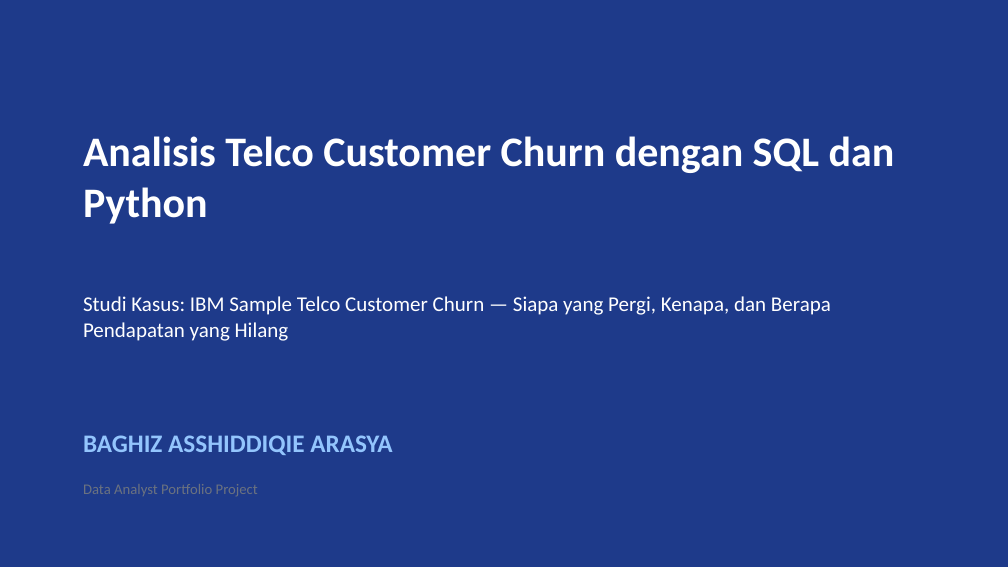
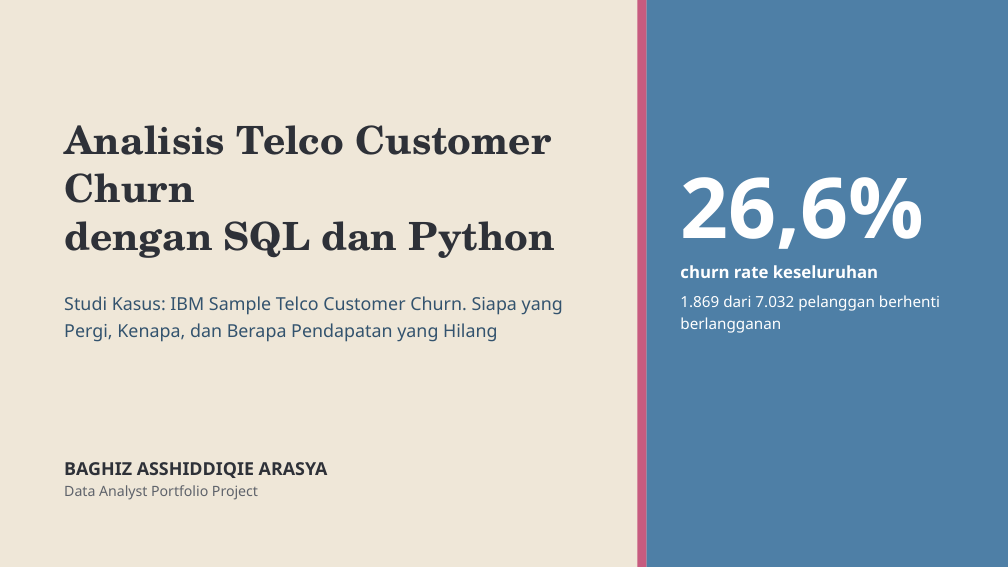
Before and after one commit to baghizash/telco-customer-churn-analysis, a slide deck: slide 1 of Portofolio-Analisis-Telco-Churn.pptx. Drawn at 1008x567 pixels with LibreOffice and Linux fonts; fonts in the diff are those of the drawing. Boxes give left, top, right and bottom in pixels: in the first picture for what was removed or moved away, otherwise in the second. Text is boxed around its words. In the diff, an @@ line names an element or a change of style, - is before the commit and + after.

```diff
--- a/Portofolio-Analisis-Telco-Churn.pptx
+++ b/Portofolio-Analisis-Telco-Churn.pptx
@@ background #1E3A8A to #EFE7D8 @@
@@ rectangle added at <box>637,0,647,567</box>, fill #C75B7F @@
@@ rectangle added at <box>647,0,1008,567</box>, fill #4E7FA6 @@
@@ text at <box>64,125,555,258</box>: text changed; size 40 to 37 pt; font Calibri to TeX Gyre Schola; text colour #FFFFFF to #2E3138 @@
-Analisis Telco Customer Churn dengan SQL dan Python
+Analisis Telco Customer Churn
+dengan SQL dan Python
@@ text added at <box>680,177,940,333</box>, 14.5 pt, text #FFFFFF @@
+26,6%
+churn rate keseluruhan
+1.869 dari 7.032 pelanggan berhenti berlangganan
@@ text at <box>64,296,563,342</box>: text changed; size 20 to 17 pt; font Calibri to Noto Sans; text colour #FFFFFF to #33536E @@
-Studi Kasus: IBM Sample Telco Customer Churn — Siapa yang Pergi, Kenapa, dan Berapa Pendapatan yang Hilang
+Studi Kasus: IBM Sample Telco Customer Churn. Siapa yang Pergi, Kenapa, dan Berapa Pendapatan yang Hilang
@@ text removed at <box>83,435,392,455</box> @@
-BAGHIZ ASSHIDDIQIE ARASYA
@@ text at <box>64,462,328,478</box>: paragraph added @@
+BAGHIZ ASSHIDDIQIE ARASYA
@@ text "BAGHIZ ASSHIDDIQIE ARASYA": place and size @@
-text "BAGHIZ ASSHIDDIQIE ARASYA" at <box>83,484,258,496</box>
+text "BAGHIZ ASSHIDDIQIE ARASYA" at <box>64,462,328,500</box>
@@ text at <box>64,485,258,500</box>: size 14 to 13.5 pt, font Calibri to Noto Sans, text colour #6B7280 to #5F636B in "Data Analyst Portfolio Project"; less space between paragraphs @@
```
Also in this commit, not shown: 9 other slides changed.
